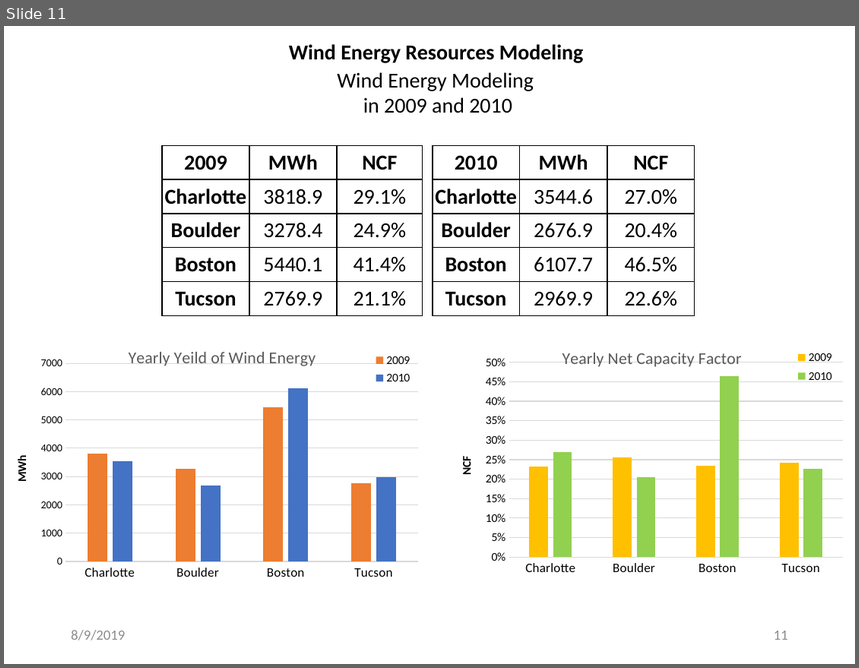
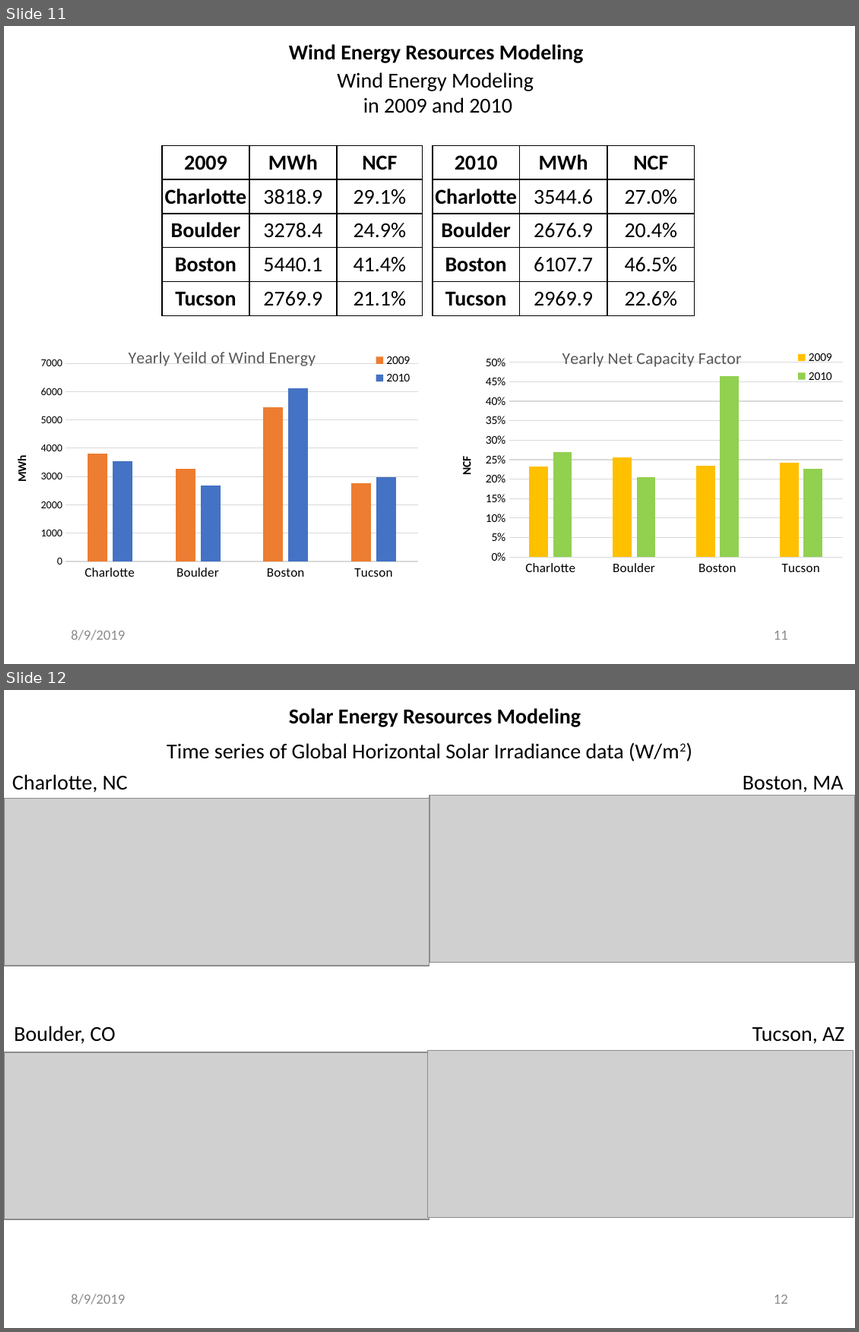
Before and after one commit to mhdella/Renewable-Energy-Analytics, a slide deck: +Presentation for Energy_Analytics/Wind_Solar_Energy_Modeling_Analysis.pptx. Shown one above the other, each under a label of ours: slide 11 before the commit, slides 11 and 12 after it. The pictures are 859x668 and 859x1332 pixels, drawn with LibreOffice and Linux fonts; fonts in the diff are those of the drawing; grey boxes stand for pictures. Boxes give left, top, right and bottom in pixels: in the first picture for what was removed or moved away, otherwise in the second. Text is boxed around its words. In the diff, an @@ line names an element or a change of style, - is before the commit and + after.

```diff
--- a/+Presentation for Energy_Analytics/Wind_Solar_Energy_Modeling_Analysis.pptx
+++ b/+Presentation for Energy_Analytics/Wind_Solar_Energy_Modeling_Analysis.pptx
@@ slide 12 added at (4,690,855,1328), background #FFFFFF @@
@@ text added at (289,708,582,727), 18 pt, text #000000, bold @@
+Solar Energy Resources Modeling
@@ text added at (167,742,679,761), 18 pt, text #000000 @@
+Time series of Global Horizontal Solar Irradiance data (W/m2)
@@ text added at (12,774,128,793), 18 pt, text #000000 @@
+Charlotte, NC
@@ text added at (743,776,843,793), 18 pt, text #000000 @@
+Boston, MA
@@ picture added at (4,799,430,966) @@
@@ picture added at (430,796,855,962) @@
@@ text added at (14,1026,115,1044), 18 pt, text #000000 @@
+Boulder, CO
@@ text added at (753,1027,845,1044), 18 pt, text #000000 @@
+Tucson, AZ
@@ picture added at (4,1053,430,1220) @@
@@ picture added at (428,1050,854,1217) @@
@@ text added at (71,1294,125,1305), 12 pt, text #8C8C8C @@
+8/9/2019
@@ page number added at (774,1295,788,1304), 12 pt, text #8C8C8C @@
+12
```
Also in this commit, not shown: 1 other slide added, 1 other file.
